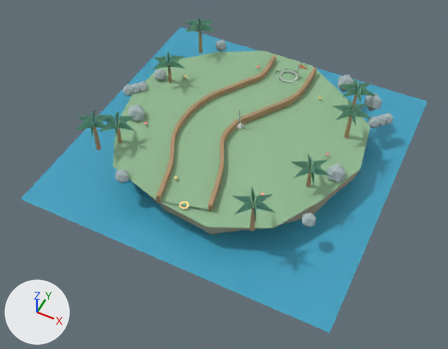
Before and after pictures for a commit that changed the glTF model ui/3d/minigolf/course-07.glb.
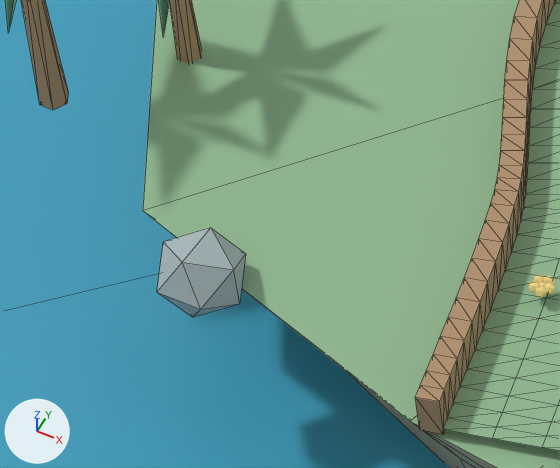
The first picture shows the older version from a 50 mm camera at (7.36, -16.05, 16.89) aimed at (0.13, -1.6, -1.18). The close-ups show the older and then the newer version on the part from 20% to 40% of the width and 38% to 59% of the height of that picture. Only the edits that show in the close-ups are written down. Every picture has the same lights, and +X, +Y and +Z are marked at lower left. The close-ups show mesh edges as thin lines. Where no turn or scale is listed for an object, it has been applied to the vertices.

In view in the first close-up: 'faceted-rock.053', 'island-rock-plinth.006', 'island-turf-edge.006', 'palm-trunk', 'palm-trunk.004', 'rail-left', 'surface-grass', 'water-plane.006' and 7 more.
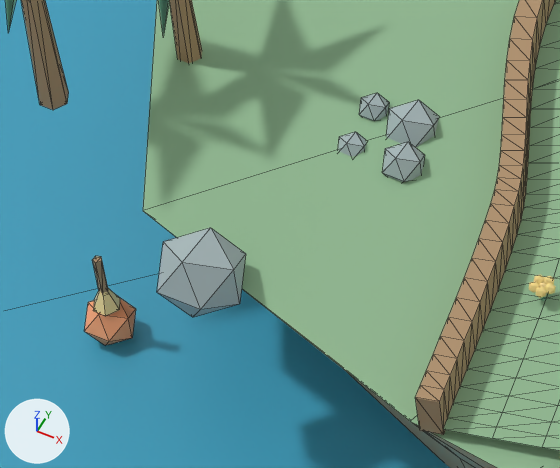
The edits, one by one:
Material 'minigolf-accent-coast' (mat_minigolf_accent_coast) is new.
Its base color is (0.96, 0.38, 0.18) (orange #faa676).
Its roughness is 0.72.
Mesh me_deco_pebble_mesh_107 is new.
It is an icosphere of 20 faces spanning x -2.533..-2.363, y -2.802..-2.631, z -0.055..0.115.
It uses material mat_minigolf_rock_coast (grey #a8b8ba).
Mesh me_deco_pebble_mesh_106 is new.
It is an icosphere of 20 faces spanning x -2.329..-2.023, y -2.882..-2.575, z -0.153..0.153.
It uses material mat_minigolf_rock_coast (grey #a8b8ba).
Mesh me_deco_pebble_mesh_105 is new.
It is an icosphere of 20 faces spanning x -2.176..-1.938, y -3.147..-2.909, z -0.089..0.149.
It uses material mat_minigolf_rock_coast (grey #a8b8ba).
Mesh me_deco_pebble_mesh_104 is new.
It is an icosphere of 20 faces spanning x -2.498..-2.328, y -3.111..-2.941, z -0.085..0.085.
It uses material mat_minigolf_rock_coast (grey #a8b8ba).
Mesh me_deco_buoy_mesh_002 is new.
It is an icosphere of 20 faces spanning x -3.707..-3.418, y -4.269..-3.98, z -1.165..-0.875.
It uses material mat_minigolf_accent_coast (orange #faa676).
Mesh me_deco_buoy_post_mesh_002 is new.
It is a 5-sided cylinder along z spanning x -3.587..-3.532, y -4.153..-4.096, z -0.77..-0.47.
It uses material mat_minigolf_wood_coast (brown #af906c).
Mesh me_deco_buoy_cap_mesh_002 is new.
It is a 6-sided cone pointing to +z spanning x -3.652..-3.472, y -4.203..-4.047, z -0.88..-0.68.
It uses material mat_minigolf_light_coast (yellow #ffe5a0).
Object 'deco-pebble.107' (ob_deco_pebble_107) is new; it shows me_deco_pebble_mesh_107.
Its location is (0.0, 0.0, 0.0).
Object 'deco-pebble.106' (ob_deco_pebble_106) is new; it shows me_deco_pebble_mesh_106.
Its location is (0.0, 0.0, 0.0).
Object 'deco-pebble.105' (ob_deco_pebble_105) is new; it shows me_deco_pebble_mesh_105.
Its location is (0.0, 0.0, 0.0).
Object 'deco-pebble.104' (ob_deco_pebble_104) is new; it shows me_deco_pebble_mesh_104.
Its location is (0.0, 0.0, 0.0).
Object 'deco-buoy.002' (ob_deco_buoy_002) is new; it shows me_deco_buoy_mesh_002.
Its location is (0.0, 0.0, 0.0).
Object 'deco-buoy-post.002' (ob_deco_buoy_post_002) is new; it shows me_deco_buoy_post_mesh_002.
Its location is (0.0, 0.0, 0.0).
Object 'deco-buoy-cap.002' (ob_deco_buoy_cap_002) is new; it shows me_deco_buoy_cap_mesh_002.
Its location is (0.0, 0.0, 0.0).

Where the change shows, as pixel boxes [x1, y1, x2, y2] in the close-ups (560 x 468 px):
'deco-pebble.106', added
    after: [386, 100, 439, 147]
'deco-buoy.002', added (orange)
    after: [84, 297, 136, 345]
'deco-pebble.105', added
    after: [383, 142, 425, 182]
'deco-pebble.107', added
    after: [359, 93, 389, 121]
'deco-buoy-cap.002', added (yellow)
    after: [93, 288, 120, 316]
'deco-pebble.104', added
    after: [338, 132, 367, 157]
'deco-buoy-post.002', added
    after: [92, 256, 108, 294]
